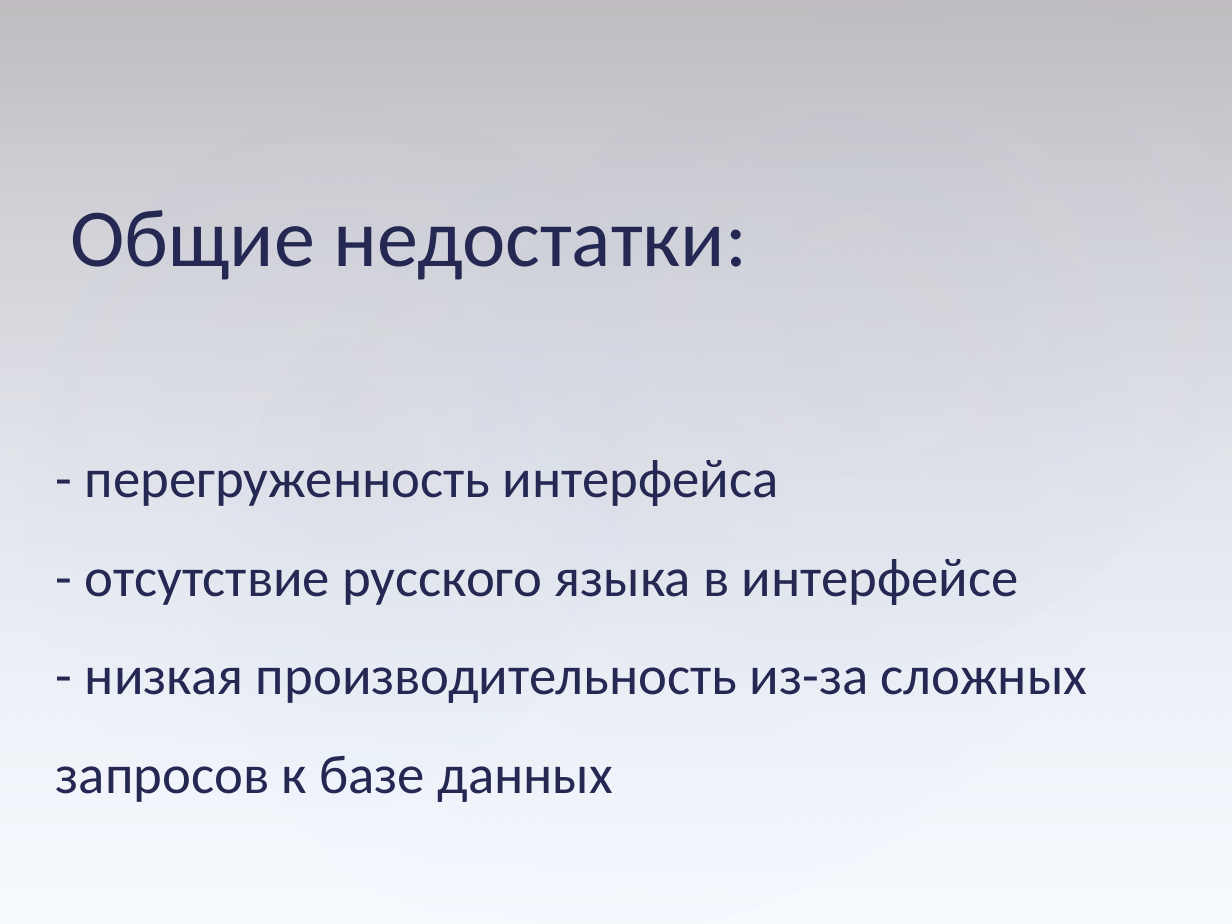
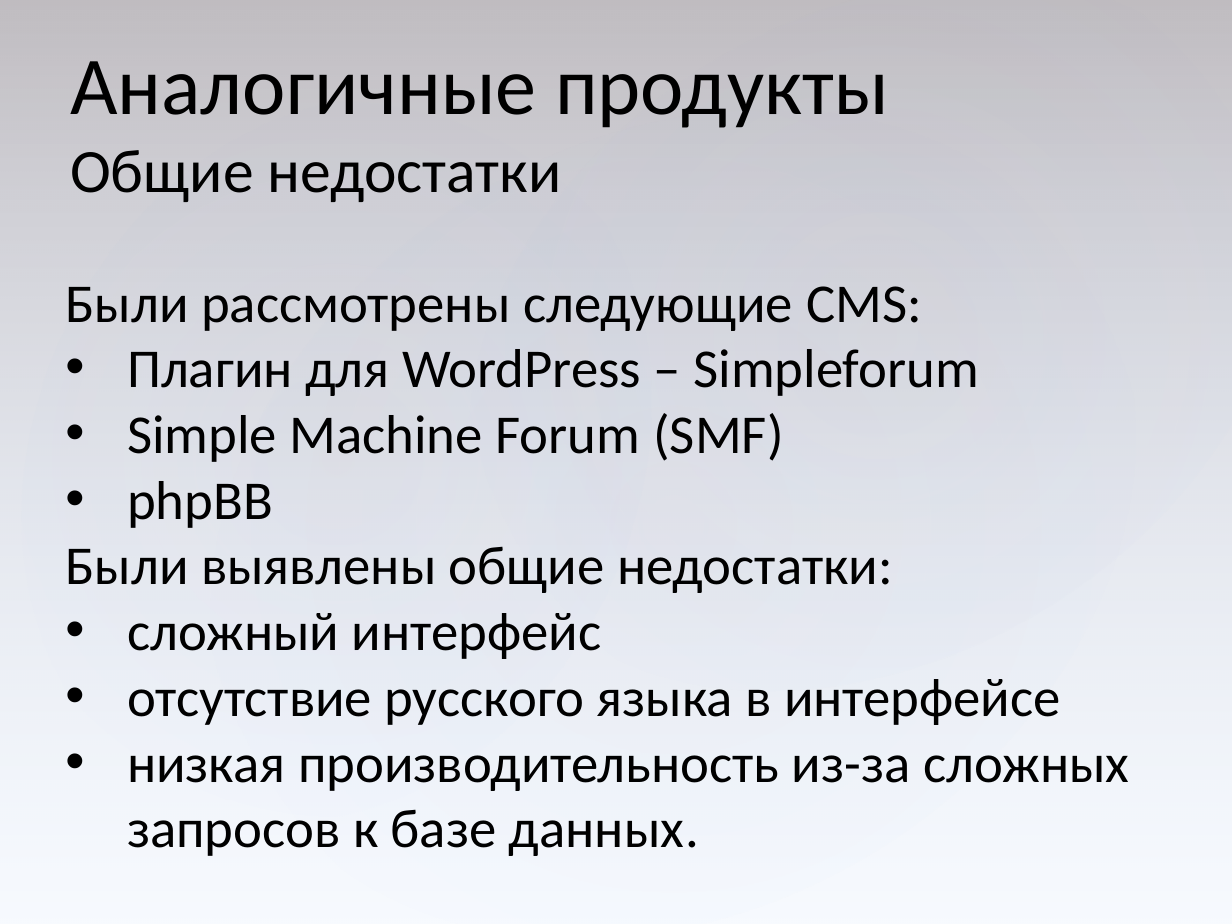
Before and after one commit to serpikovs/in40, a slide deck: slide 5 of !docs/common.pptx (slide 8 before the commit). Drawn at 1232x924 pixels with LibreOffice and Linux fonts; fonts in the diff are those of the drawing. Boxes give left, top, right and bottom in pixels: in the first picture for what was removed or moved away, otherwise in the second. Text is boxed around its words. In the diff, an @@ line names an element or a change of style, - is before the commit and + after.

```diff
--- a/!docs/common.pptx
+++ b/!docs/common.pptx
@@ text at <box>70,61,889,202</box>: text changed; text colour #242852 to #000000 @@
-Общие недостатки:
+Аналогичные продукты
+Общие недостатки
@@ text at <box>65,286,1130,856</box>: text changed; text colour #242852 to #000000 @@
-- перегруженность интерфейса
-- отсутствие русского языка в интерфейсе
-- низкая производительность из-за сложных запросов к базе данных
+Были рассмотрены следующие CMS:
+• Плагин для WordPress – Simpleforum
+• Simple Machine Forum (SMF)
+• phpBB
+Были выявлены общие недостатки:
+• сложный интерфейс
+• отсутствие русского языка в интерфейсе
+• низкая производительность из-за сложных запросов к базе данных.
```
Also in this commit, not shown: 27 other slides changed, 7 slides removed.
